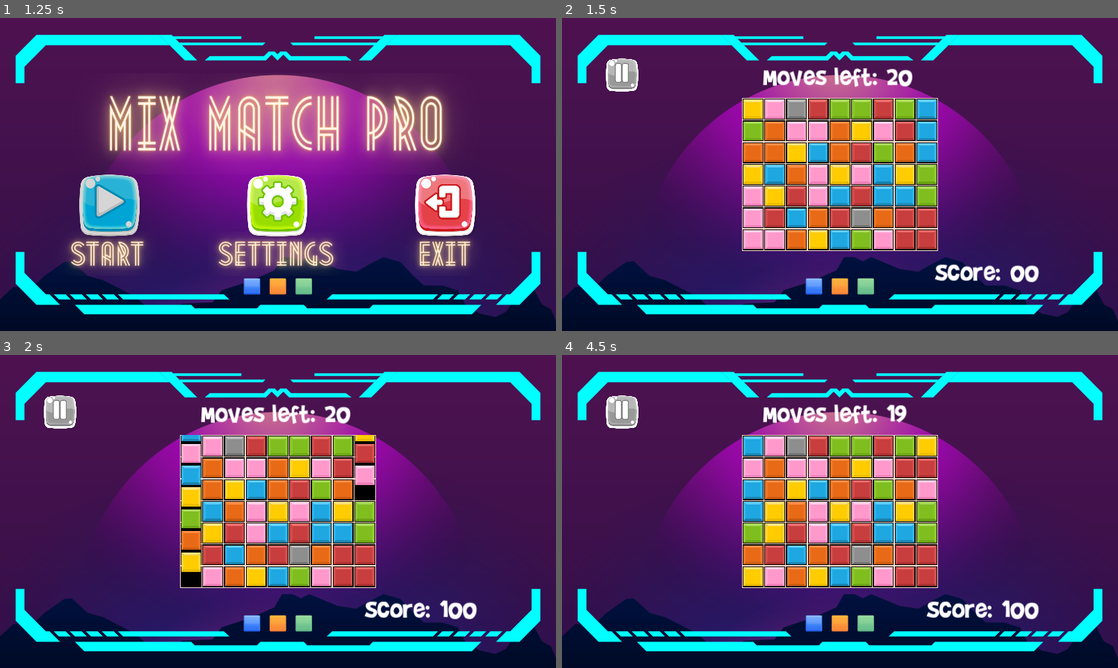
Above: before the commit, frames 1-4 (two rows, left to right).
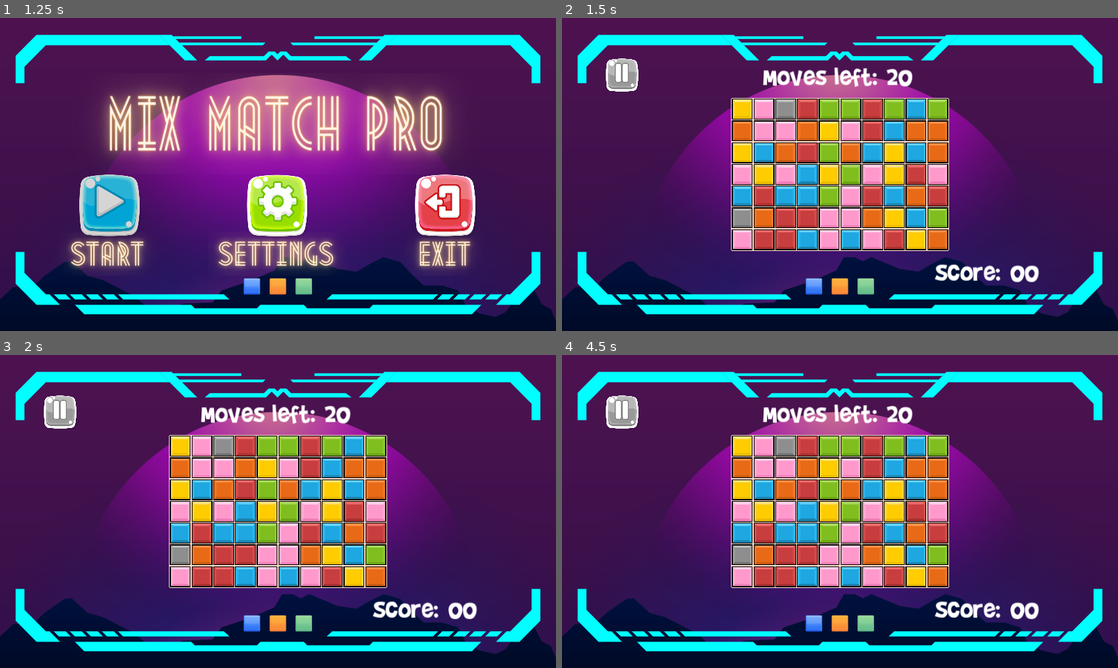
Above: after the commit, the same moments.

Repository: bonsaipropaganda/match-3-with-a-twist
Game: Godot game, scene res://Content/main.tscn
Two runs of this game, one before a commit and one after it. Both use one fixed random seed, a clock stepped at 60 frames per second and the inputs below. The engine's default icon, where the game draws it, is replaced by a stand-in: a white triangle on a blue panel in a dark square.
Inputs (mouse positions are in pixels of both pictures, inside the frame that each line leads up to):
- Up to frame 1 (1.25 s): click (111, 205) at 0.5 s
- Up to frame 2 (1.5 s): click (673, 205) at 1.25 s
- Up to frame 3 (2 s): no input
- Up to frame 4 (4.5 s): click (678, 411) at 2 s; click (745, 480) at 2.75 s; tap Enter at 3.5 s; move the mouse to (751, 508) at 3.52 s; press the mouse at (751, 508) at 3.53 s; tap Space at 4.25 s; move the mouse to (773, 442) at 4.27 s; release the mouse at (773, 442) at 4.28 s; click (773, 442) at 4.35 s

Frame 1 is identical in both runs. In frame 2, 15% of the frame differs, in the area x 30-70%, y 25-75%; in frame 3, 16%, in the area x 30-81%, y 25-84%; in frame 4, 16%.

Commit message:
added more scores
whoops sorry i keep forgetting to create a branch

Diff:
--- a/Content/Grid/grid.gd
+++ b/Content/Grid/grid.gd
@@ -363,8 +363,12 @@
 		score += 40
 	elif tiles_matched == 5:
 		score += 80
-	elif tiles_matched >= 6:
+	elif tiles_matched == 6:
 		score += 100
+	elif tiles_matched == 7:
+		score += 175
+	elif tiles_matched >= 8:
+		score += 250
 
 func play_sfx(tiles_matched):
 	if tiles_matched >= 3:
--- a/Content/game_scene.tscn
+++ b/Content/game_scene.tscn
@@ -13,7 +13,7 @@
 
 [node name="Grid" parent="." instance=ExtResource("2_benkg")]
 position = Vector2(369, 107)
-grid_width = 9
+grid_width = 10
 grid_height = 7
 tile_width = 50.0
 move_left = 20
Not shown, added: export/html/index.apple-touch-icon.png.import
Not shown, added: export/html/index.icon.png.import
Not shown, added: export/html/index.png.import
Not shown, changed: export_presets.cfg
Not shown, added: export/html.zip
Not shown, added: export/html/index.apple-touch-icon.png
Not shown, added: export/html/index.audio.worklet.js
Not shown, added: export/html/index.html
Not shown, added: export/html/index.icon.png
Not shown, added: export/html/index.js
Not shown, added: export/html/index.pck
Not shown, added: export/html/index.png
(and 2 more such lines)
